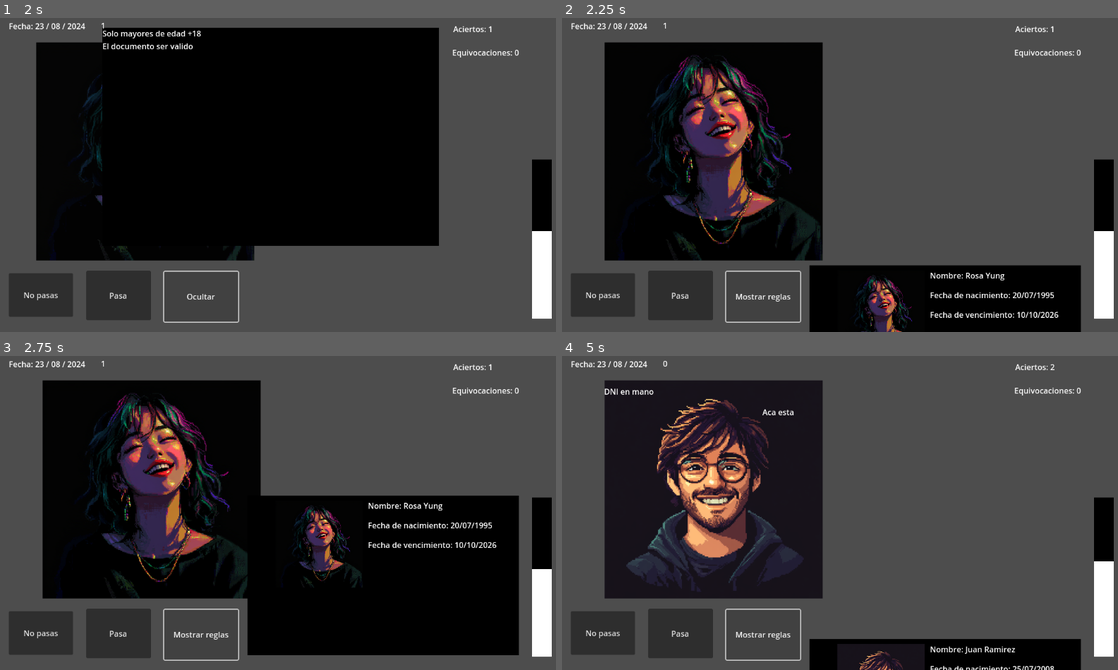
Above: before the commit, frames 1-4 (two rows, left to right).
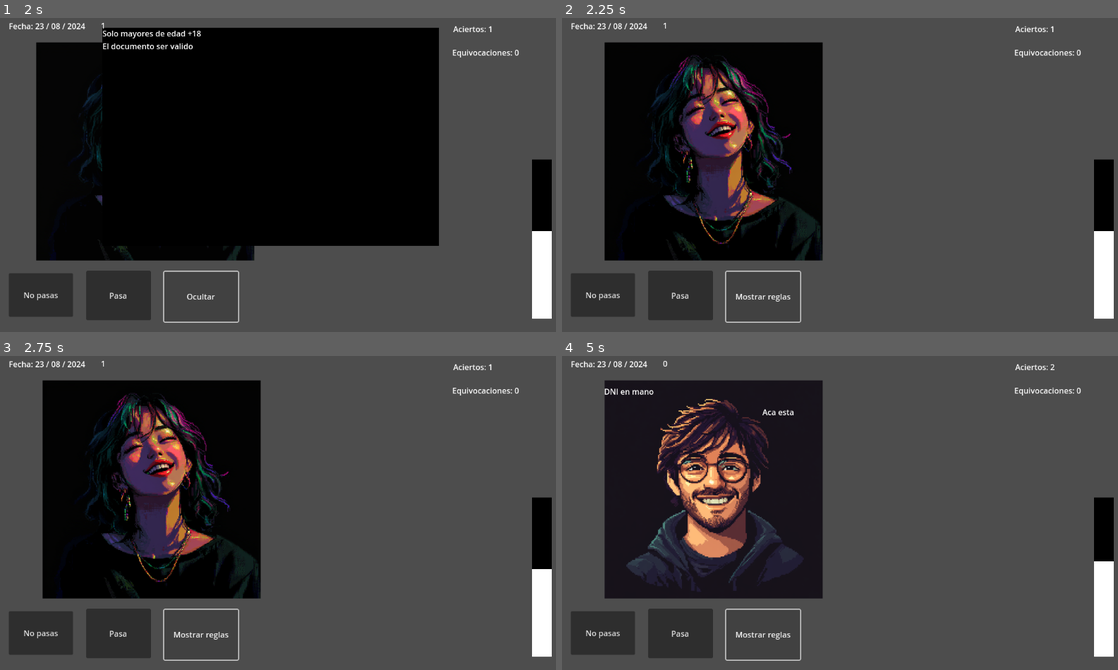
Above: after the commit, the same moments.

Repository: joacoague15/dni-en-mano
Game: Godot game, scene res://main_scene.tscn
Same seed, same stepped clock (60 frames per second), same inputs: the game is played once before the commit and once after it.
Inputs:
- Up to frame 1 (2 s): click "Pasa" at 0.5 s; click "Mostrar reglas" at 1.25 s
- Up to frame 2 (2.25 s): click "Ocultar" at 2 s
- Up to frame 3 (2.75 s): no input
- Up to frame 4 (5 s): click "Pasa" at 2.75 s; click "Mostrar reglas" at 3.5 s; click "Ocultar" at 4.25 s

Frame 1 is identical in both runs. In frame 2, 10% of the frame differs, in the area x 44-94%, y 78-100%; in frame 3, 24%, in the area x 44-94%, y 44-96%; in frame 4, 4.8%.

Commit message:
Removed one of the wrong animation instances

Diff:
--- a/character_random_selector.gd
+++ b/character_random_selector.gd
@@ -78,7 +78,6 @@
 		_show_and_slide_in()
 	if anim_name == "slide_and_appear":
 		$DialogueControl.show_dialogue()
-		dni_animation_player.play("dni_appear")
 
 func _show_and_slide_in():
 	$CharacterSprite.visible = true
--- a/main_scene.tscn
+++ b/main_scene.tscn
@@ -93,6 +93,21 @@
 "slide_and_fade": SubResource("Animation_pku3k")
 }
 
+[sub_resource type="Animation" id="Animation_uj37j"]
+length = 0.001
+tracks/0/type = "value"
+tracks/0/imported = false
+tracks/0/enabled = true
+tracks/0/path = NodePath(".:position")
+tracks/0/interp = 1
+tracks/0/loop_wrap = true
+tracks/0/keys = {
+"times": PackedFloat32Array(0),
+"transitions": PackedFloat32Array(1),
+"update": 0,
+"values": [Vector2(-19, 400)]
+}
+
 [sub_resource type="Animation" id="Animation_g1ki7"]
 resource_name = "dni_appear"
 length = 0.4
@@ -107,21 +122,6 @@
 "transitions": PackedFloat32Array(1, 1),
 "update": 0,
 "values": [Vector2(-19, 400), Vector2(-19, -39)]
-}
-
-[sub_resource type="Animation" id="Animation_uj37j"]
-length = 0.001
-tracks/0/type = "value"
-tracks/0/imported = false
-tracks/0/enabled = true
-tracks/0/path = NodePath(".:position")
-tracks/0/interp = 1
-tracks/0/loop_wrap = true
-tracks/0/keys = {
-"times": PackedFloat32Array(0),
-"transitions": PackedFloat32Array(1),
-"update": 0,
-"values": [Vector2(-19, 400)]
 }
 
 [sub_resource type="Animation" id="Animation_gt23q"]
